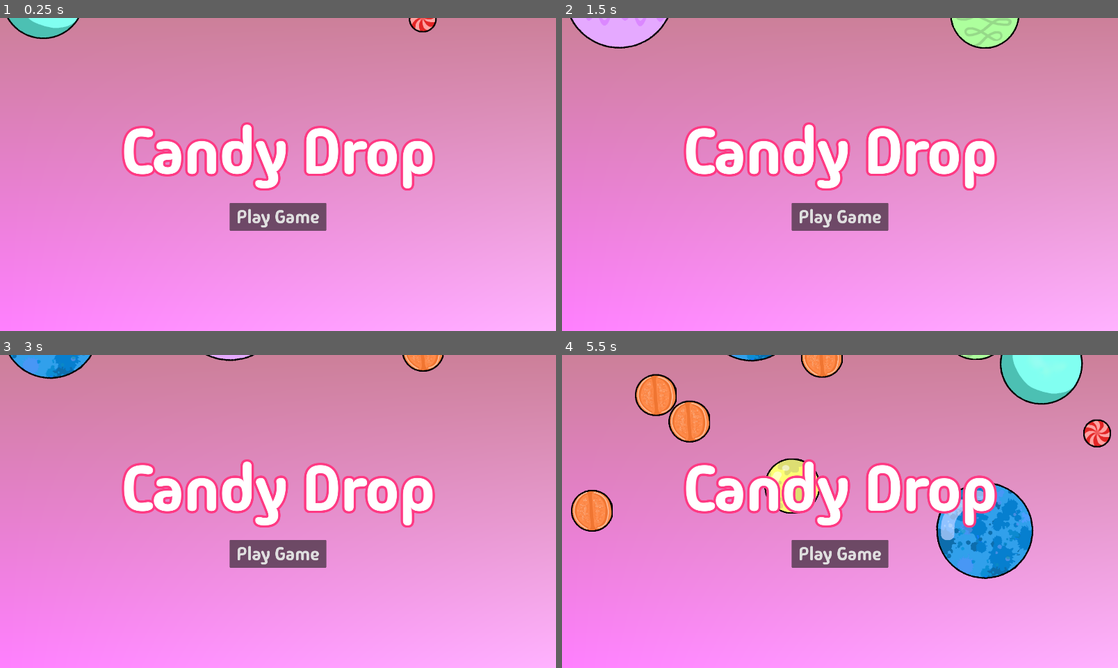
Above: before the commit, frames 1-4 (two rows, left to right).
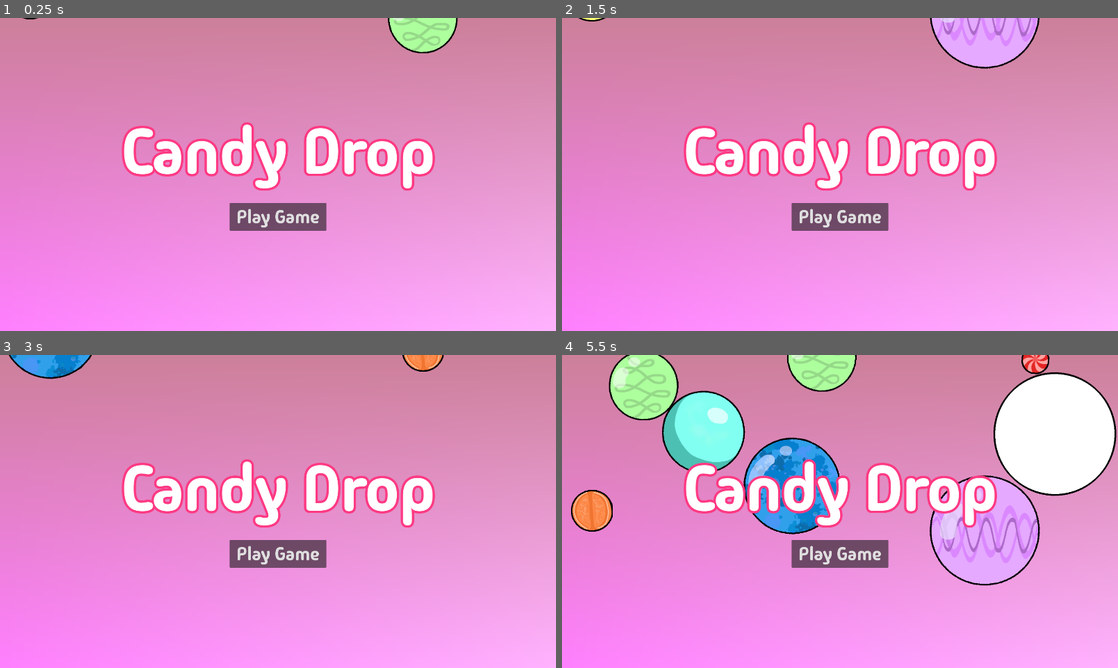
Above: after the commit, the same moments.

Repository: jadicodes/candy-drop
Game: Godot game, scene res://menus/home_menu.tscn
The game is run twice, just before and just after one commit, with the same random seed, the same clock (stepped at 60 frames per second) and the same inputs.
Inputs (mouse positions are in pixels of both pictures, inside the frame that each line leads up to):
- Up to frame 1 (0.25 s): no input
- Up to frame 2 (1.5 s): click "Play Game" at 0.5 s; click "Home" at 1.25 s
- Up to frame 3 (3 s): click "Play Game" at 2 s; click "Home" at 2.75 s
- Up to frame 4 (5.5 s): click "Play Game" at 3.5 s; click "Home" at 4.25 s; move the mouse to (962, 495) at 5.02 s; hold Space (throw) from 5.03 s (still down)

The runs differ from the first frame. In frame 1, 1.8% of the frame differs, in the area x 1-83%, y 0-12%; in frame 2, 3.7%; in frame 3, 0.1%; in frame 4, 22%, in the area x 8-100%, y 0-74%.

Commit message:
Add white ball

Diff:
--- a/project/ball/ball.gd
+++ b/project/ball/ball.gd
@@ -11,6 +11,7 @@
 const LIGHT_BLUE = preload("res://ball/light_blue_ball.png")
 const DARK_BLUE = preload("res://ball/dark_blue_ball.png")
 const PURPLE = preload("res://ball/purple_ball.png")
+const WHITE = preload("res://ball/white_ball.png")
 
 var removed = false
 
@@ -23,6 +24,7 @@
 	LIGHT_BLUE,
 	DARK_BLUE,
 	PURPLE,
+	WHITE,
 }
 
 var _collided_balls := []
@@ -46,6 +48,8 @@
 			_set_ball_properties(DARK_BLUE, 168, 5, 7)
 		if state == colors.PURPLE:
 			_set_ball_properties(PURPLE, 192, 4, 8)
+		if state == colors.WHITE:
+			_set_ball_properties(WHITE, 216, 3, 9)
 		_ball_color = state
 
 
--- a/project/menus/home_menu.tscn
+++ b/project/menus/home_menu.tscn
@@ -158,5 +158,11 @@
 [node name="Ball15" parent="." instance=ExtResource("4_t1ru4")]
 position = Vector2(891, -1654)
 
+[node name="Ball16" parent="." instance=ExtResource("4_t1ru4")]
+position = Vector2(485, -1853)
+
+[node name="Ball17" parent="." instance=ExtResource("4_t1ru4")]
+position = Vector2(752, -1349)
+
 [connection signal="pressed" from="Button" to="." method="_on_button_pressed"]
 [connection signal="pressed" from="CreditsButton" to="." method="_on_credits_button_pressed"]
--- a/project/world/ball_selector.gd
+++ b/project/world/ball_selector.gd
@@ -1,7 +1,7 @@
 extends Node
 
 var throwable_balls = [0, 1, 2]
-var all_balls = [0, 1, 2, 3, 4, 5, 6, 7]
+var all_balls = [0, 1, 2, 3, 4, 5, 6, 7, 8]
 var ball_queue = []
 
 
Binary file added: project/ball/white_ball.png
Not shown, added: project/ball/white_ball.png.import
